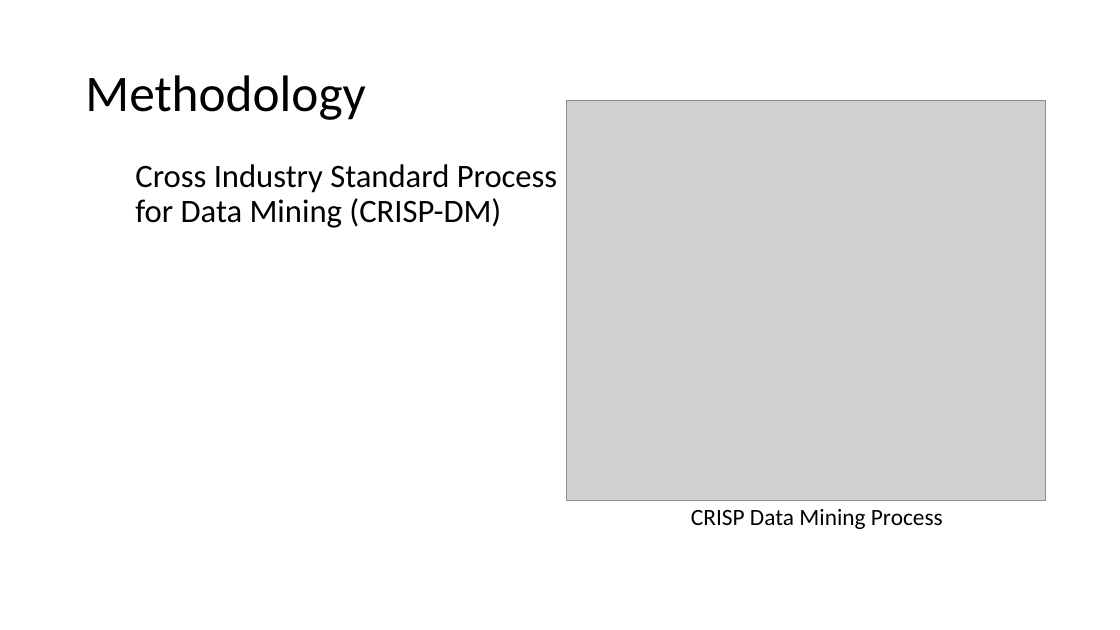
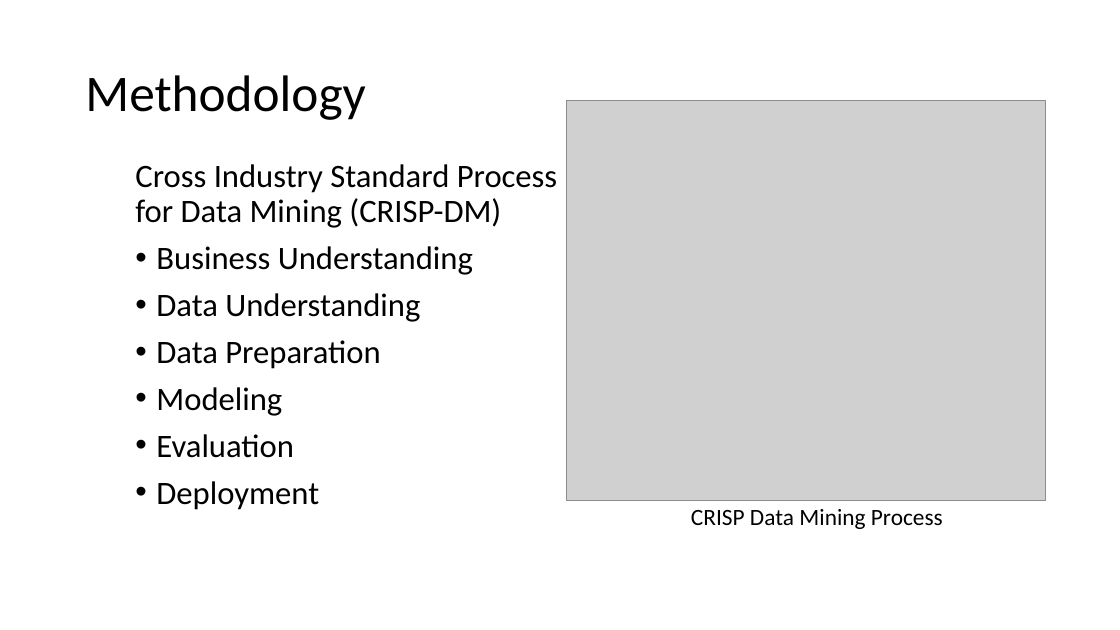
Before and after one commit to mGalarnyk/Machine_Learning_Froyo, a slide deck: slide 3 of Current_Powerpoint/Froyo_v2.pptx (slide 2 before the commit). Drawn at 1120x630 pixels with LibreOffice and Linux fonts; fonts in the diff are those of the drawing; grey boxes stand for pictures. Boxes give left, top, right and bottom in pixels: in the first picture for what was removed or moved away, otherwise in the second. Text is boxed around its words. In the diff, an @@ line names an element or a change of style, - is before the commit and + after.

```diff
--- a/Current_Powerpoint/Froyo_v2.pptx
+++ b/Current_Powerpoint/Froyo_v2.pptx
@@ text at (x1=156, y1=246, x2=473, y2=510): paragraphs added @@
+• Business Understanding
+• Data Understanding
+• Data Preparation
+• Modeling
+• Evaluation
+• Deployment
```
Also in this commit, not shown: 11 other slides changed, 1 slide added, 2 slides removed.
